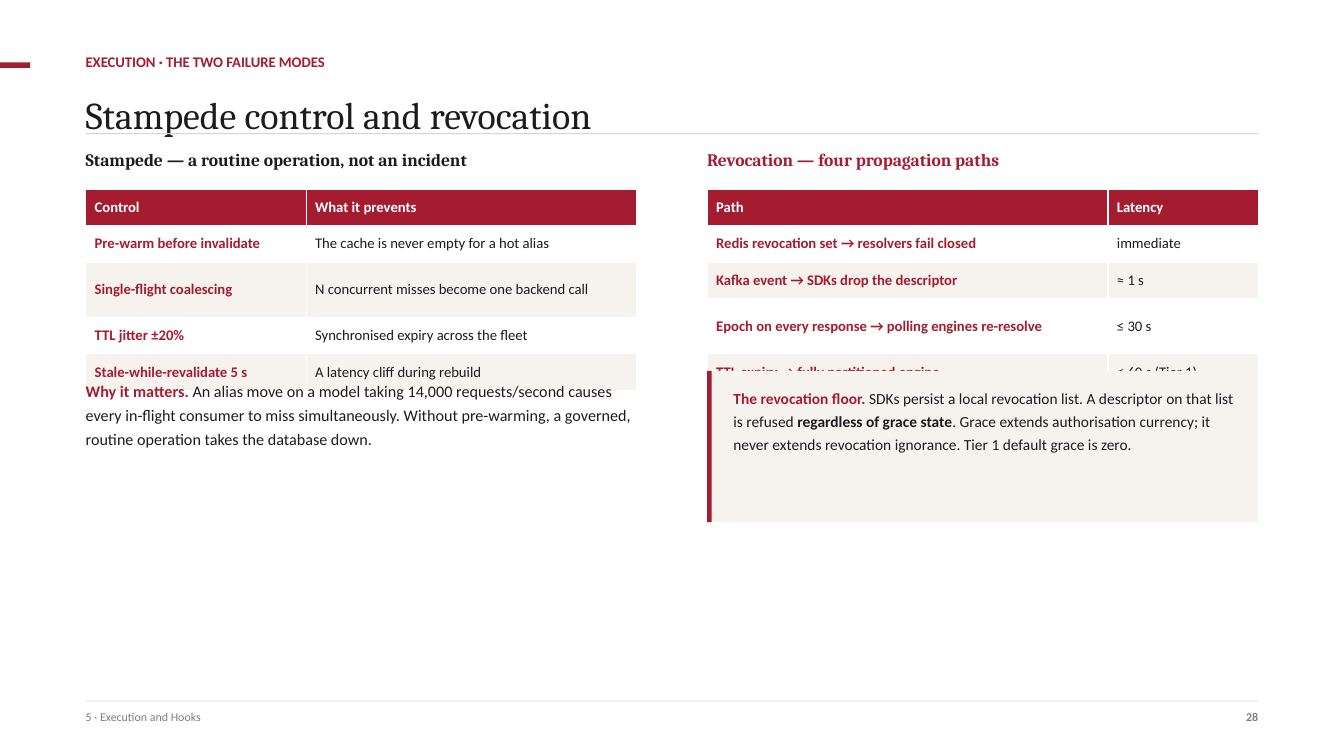
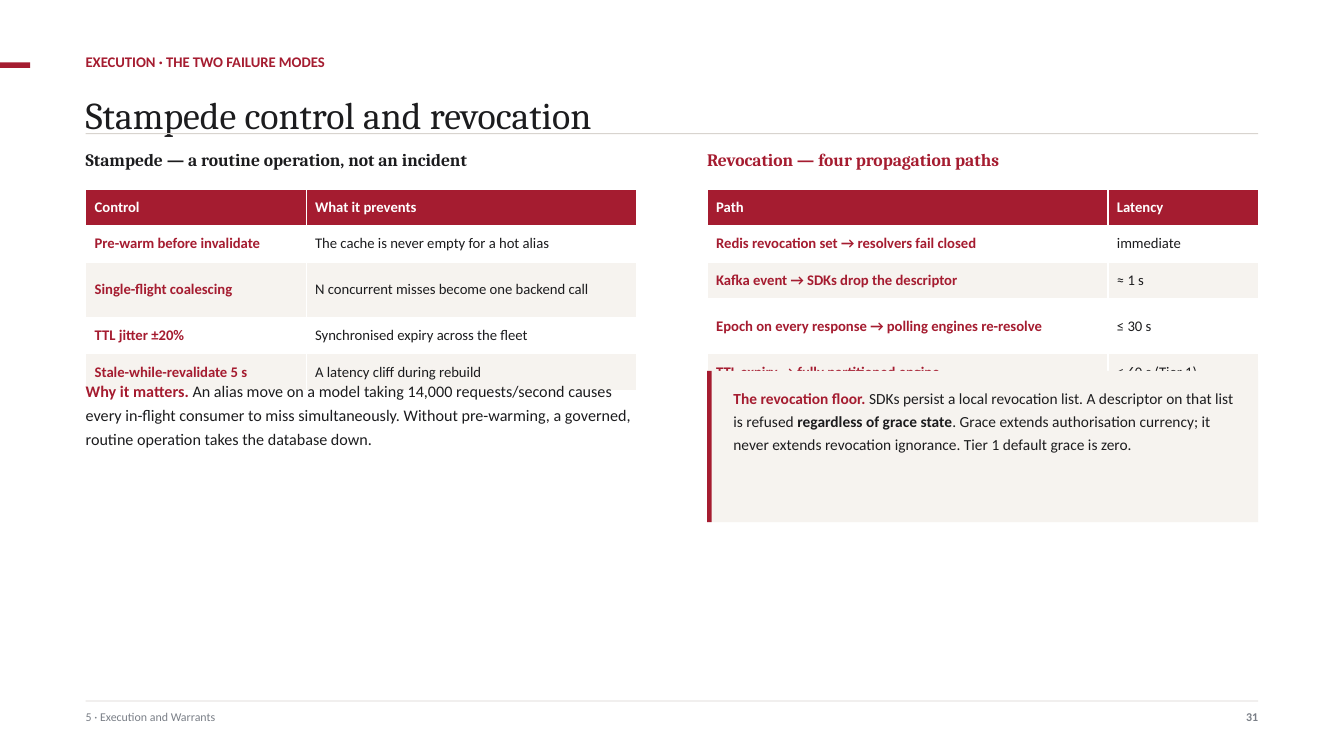
Before and after one commit to ajsinha/maya, a slide deck: slide 32 of docs/MAYA-System-Design.pptx (slide 29 before the commit). Drawn at 1344x756 pixels with LibreOffice and Linux fonts; fonts in the diff are those of the drawing. Boxes give left, top, right and bottom in pixels: in the first picture for what was removed or moved away, otherwise in the second. Text is boxed around its words. In the diff, an @@ line names an element or a change of style, - is before the commit and + after.

```diff
--- a/docs/MAYA-System-Design.pptx
+++ b/docs/MAYA-System-Design.pptx
@@ text at bbox=[86, 713, 215, 721]: text changed @@
-5 · Execution and Hooks
+5 · Execution and Warrants
@@ text at bbox=[1246, 713, 1258, 721]: text changed @@
-28
+31
```
Also in this commit, not shown: 25 other slides changed, 3 slides added, 2 other files.
